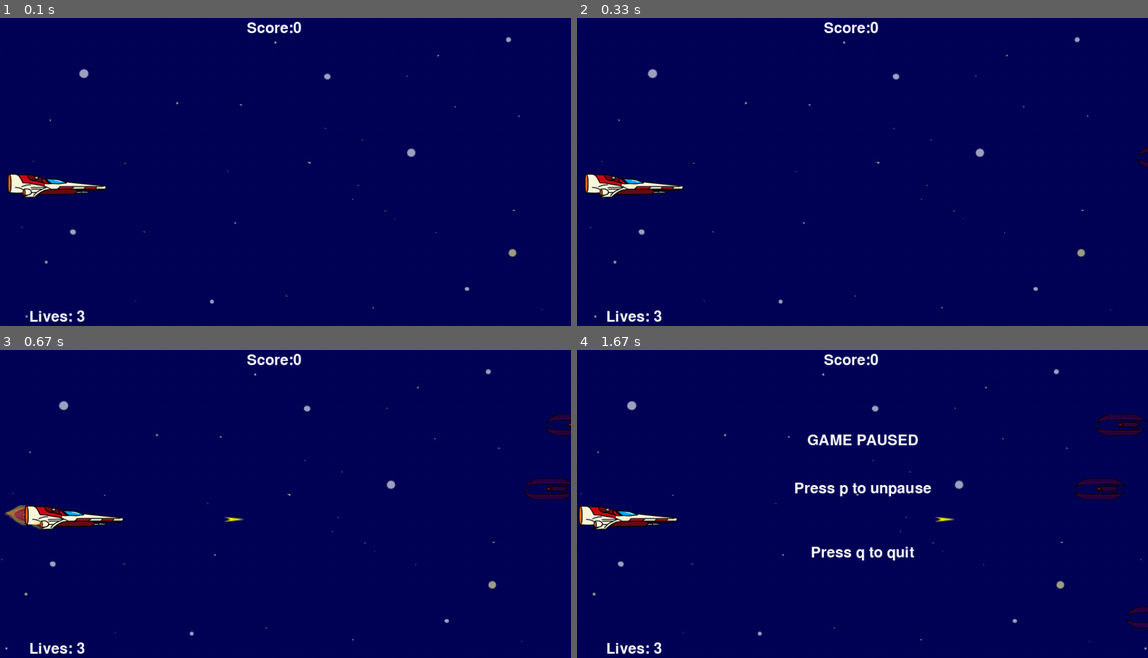
Above: before the commit, frames 1-4 (two rows, left to right).
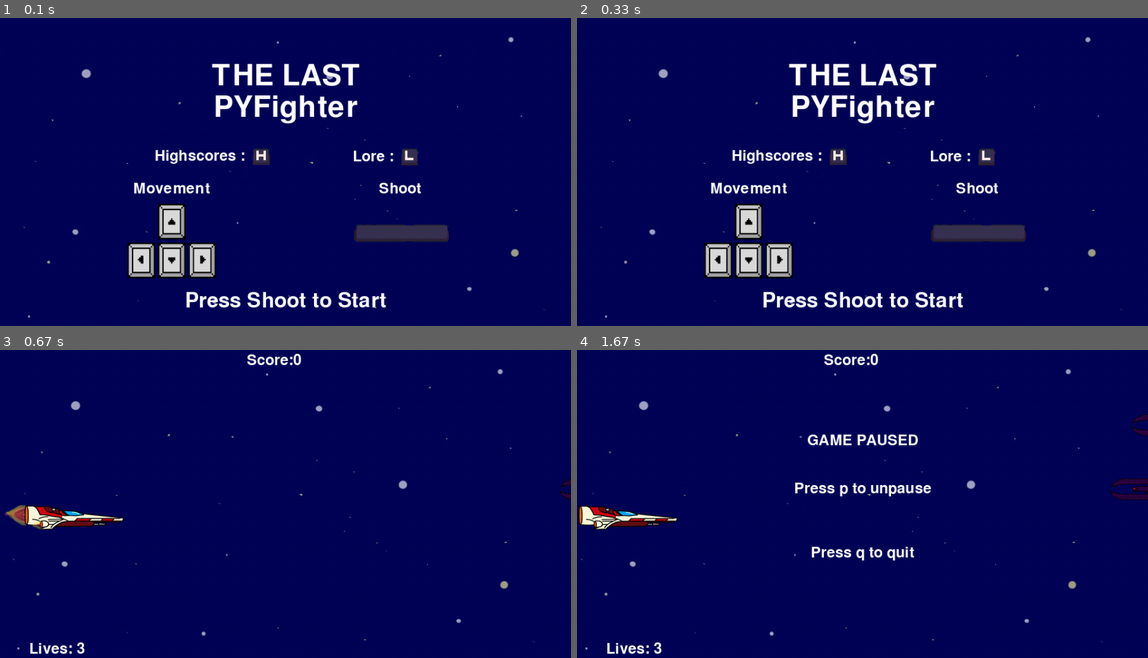
Above: after the commit, the same moments.

Repository: Demi-hero/UoN_Game_Project
Game: pygame game, started from Main.py
Same seed, same stepped clock (60 frames per second), same inputs: the game is played once before the commit and once after it.
Inputs (mouse positions are in pixels of both pictures, inside the frame that each line leads up to):
- Up to frame 1 (0.1 s): no input
- Up to frame 2 (0.33 s): no input
- Up to frame 3 (0.67 s): hold Space from 0.33 s (still down); hold Left from 0.33 s (still down); move the mouse to (274, 544) at 0.37 s
- Up to frame 4 (1.67 s): release Space at 0.87 s; release Left at 0.87 s; hold P 0.9-1.43 s; hold Left 0.9-1.43 s; move the mouse to (936, 417) at 0.93 s; tap Space at 0.97, 1.27 s; click (765, 581) at 1.52 s

The runs differ from the first frame. In frame 1, 8.5% of the frame differs, in the area x 1-95%, y 1-99%; in frame 2, 8.7%, in the area x 1-100%, y 1-99%; in frame 3, 1.0%; in frame 4, 1.6%.

Commit message:
START SCREENS
We now have a start screen

Will write up the lore section when I can be bothered.
Will probably make that a file read in to save on coding because why not.

Otherwise we now have a 80% done project as far as I can tell.

Diff:
--- a/Game_Data.py
+++ b/Game_Data.py
@@ -13,6 +13,16 @@
 
     bg1_x = 0
     bg2_x = bg1.get_width()
+
+class Startup:
+
+    def __init__(self):
+        self.arrows = pyg.image.load(os.path.join("images", "PixelKeys2.png"))
+        self.h = pyg.image.load(os.path.join("images", "h.png"))
+        self.l = pyg.image.load(os.path.join("images", "L.png"))
+        self.space = pyg.image.load(os.path.join("images", "spacebar.png"))
+
+
 
 class Player:
     # image is 205 by 43 px from side, 205 by 95 from top view
@@ -89,6 +99,7 @@
         self.alive = True
 
 
+startup = Startup()
 background = Background()
 player1 = Player(BORDER, HEIGHT//2)
 aa = Bullet()
--- a/Main.py
+++ b/Main.py
@@ -33,24 +33,22 @@
         self.ypos_change = 0
         self.move = False
         self.score = 0
-        self.lives = 0
+        self.lives = 3
         self.paused = False
+        self.startup = True
 
     # do on initialisation
     def on_init(self):
         pyg.init()
-
+        self._running = True
         self._display_surf = pyg.display.set_mode(self.size,
                                                      pyg.HWSURFACE)
         # sets the window name
-        self._running = True
         pyg.display.set_caption('A Try Force Production')
 
         # this is how I manage the frames per second
         self.clock = pyg.time.Clock()
         self.load_data()
-
-
 
         # loads the images in to the related image_surf variable
         self._image_surf = Game_Data.player1.ship
@@ -162,10 +160,12 @@
 
     # what to do when exicuting the file.
     def on_execute(self):
-        self.lives = 3
         self.score = 0
         if not self.on_init():
             self._running = False
+
+        while self.startup:
+            self.on_startup()
 
         while self._running:
             for event in pyg.event.get():
--- a/event_handler.py
+++ b/event_handler.py
@@ -30,7 +30,7 @@
             filewriter.writerow(["Jes", "3200"])
             filewriter.writerow(["Peter", "2200"])
             filewriter.writerow(["Nate", "1200"])
-            self.scores = [["Jes", "3200"], ["Peter", "2200"], ["Nate", "1200"], ["backstop","0"]]
+            self.scores = [["Jes", "3200"], ["Peter", "2200"], ["Nate", "0"]]
             self.high_score = int(self.scores[0][1])
 
     def load_data(self):
@@ -54,11 +54,10 @@
             self.create_false_hs()
 
     def game_over_display(self):
+        # the text we want on every game over page
         self._display_surf.blit(Game_Data.background.bg1, (Game_Data.background.bg1_x, 0))
         self._display_surf.blit(Game_Data.background.bg2, (Game_Data.background.bg2_x, 0))
-        self.message_display("Game Over", 0.35)
-
-        pyg.display.flip()
+        self.message_display("Game Over", yloc=0.1, size=35)
 
     def scorboard_check(self):
         for lists in self.scores:
@@ -69,25 +68,26 @@
     def on_new_highscore(self):
         self.altering_name = True
         self.high_score = self.score
-        self.message_display("NEW HIGH SCORE: {}!".format(self.score), .55)
         while self.altering_name:
+            self.game_over_display()
+            self.message_display("NEW TOP SCORE: {}!".format(self.score), .55)
+            self.message_display("Player Name: {}".format(Game_Data.player1.player_name), .5, .5)
             for event in pyg.event.get():
                 if event.type == pyg.KEYDOWN:
-                    if event.unicode.isalpha():
+                    if len(Game_Data.player1.player_name) > 3:
+                        self.scoreboard = [Game_Data.player1.player_name, self.score]
+                        self.altering_name = False
+                    elif event.unicode.isalpha():
                         Game_Data.player1.update_name(event.unicode)
                     elif event.key == pyg.K_BACKSPACE:
                         Game_Data.player1.update_name("", 1)
                     elif event.key == pyg.K_RETURN:
-                        if len(Game_Data.player1.player_name) < 3:
                             Game_Data.player1.update_name()
-                        else:
-                            self.scoreboard = [Game_Data.player1.player_name, self.score]
-                            self.altering_name = False
                 elif event.type == pyg.QUIT:
                     pyg.quit()
                     quit()
-                self.message_display("Player Name: {}".format(Game_Data.player1.player_name), .5, .5)
-                self.game_over_display()
+            pyg.display.flip()
+
         with open("highscore.csv", "w", newline='') as f:
             scorewriter = csv.writer(f, delimiter=',')
             for value, lists in enumerate(self.scores):
@@ -101,12 +101,33 @@
                 scorewriter.writerow((lists[0], lists[1]))
 
     def highscore_display(self):
-        pos = 0.1
+        pos = 0.2
         self.game_over_display()
         self.message_display("HIGH SCORES", pos)
         for values in self.scores:
             pos += 0.05
             self.message_display("{} : {}".format(values[0], values[1]), pos)
+
+    def on_startup(self):
+        self._display_surf.blit(Game_Data.background.bg1, (Game_Data.background.bg1_x, 0))
+        self._display_surf.blit(Game_Data.background.bg2, (Game_Data.background.bg2_x, 0))
+        self.message_display("THE LAST", yloc=.2, size=50)
+        self.message_display("PYFighter", yloc=.3, size=50)
+        self.message_display("Highscores :",xloc=.35)
+        self.message_display(" Lore :", xloc=.65)
+        self.message_display("Movement", yloc=.55, xloc=.3)
+        self.message_display("Shoot", yloc=.55, xloc=.7)
+        self._display_surf.blit(Game_Data.startup.arrows, (205, 312))
+        self._display_surf.blit(Game_Data.startup.h, (425, 228))
+        self._display_surf.blit(Game_Data.startup.l, (675, 228))
+        self._display_surf.blit(Game_Data.startup.space, (595, 355))
+        self.message_display("Press Shoot to Start", .9, size=35)
+        pyg.display.flip()
+        while self.startup:
+            for event in pyg.event.get():
+                self.on_event(event)
+            pyg.display.flip()
+
 
 
     def on_pause(self, minimised=0):
@@ -138,16 +159,20 @@
         elif event.key == pyg.K_UP:
             self.ypos_change = -5
             Game_Data.player1.updown = True
-
         elif event.key == pyg.K_SPACE:
-            reload = 0
-            for bullet in Game_Data.clip:
-                if not bullet.alive:
-                    bullet.fire(self.player_xpos, self.player_ypos)
-                    reload = 5
-                    break
-                if reload > 0:
-                    reload -= 1
+            if self.startup:
+                self.startup = False
+            else:
+                reload = 0
+                for bullet in Game_Data.clip:
+                    if not bullet.alive:
+                        bullet.fire(self.player_xpos, self.player_ypos)
+                        reload = 5
+                        break
+                    if reload > 0:
+                        reload -= 1
+        elif event.key == pyg.K_h and self.startup:
+            self.highscore_display()
         elif event.key == pyg.K_p:
             self.on_pause()
         elif event.key == pyg.K_q:
@@ -202,8 +227,8 @@
             if self.scorboard_check():
                 self.on_new_highscore()
             else:
-                self.highscore_display()
                 self.message_display("Your Score: {}".format(self.score), .75)
+            self.highscore_display()
             self.message_display("Press any key to try again", .85)
             pyg.display.update()
             time.sleep(1.5)
@@ -231,6 +256,7 @@
 
     def on_exit(self):
         self._running = False
+        self.startup = False
 
     def on_user(self, event):
         pass
@@ -291,8 +317,7 @@
                     self.on_minimize()
             elif event.state == 4:
                 if event.gain:
-                    self.on_restore()
-
+                   self.on_restore()
 
 if __name__ == "__main__" :
     event = HandleEvent()
--- a/highscore.csv
+++ b/highscore.csv
@@ -1,11 +1,5 @@
-proloteriat,4450
-hope,4300
-ally,3250
 Jes,3200
+nate,3000
 Peter,2200
-nate,1850
-Assbutt,1250
+NATE,2000
 Nate,1200
-test,1000
-aaa,854
-bbb,672
Binary file added: images/L.png
Binary file added: images/PixelKeys2.png
Binary file added: images/h.png
Binary file added: images/new pixel keyboard.jpg
Binary file added: images/spacebar.png
Not shown, added: images/PixelKeys2.xcf
Not shown, added: images/new pixel keyboard.xcf
